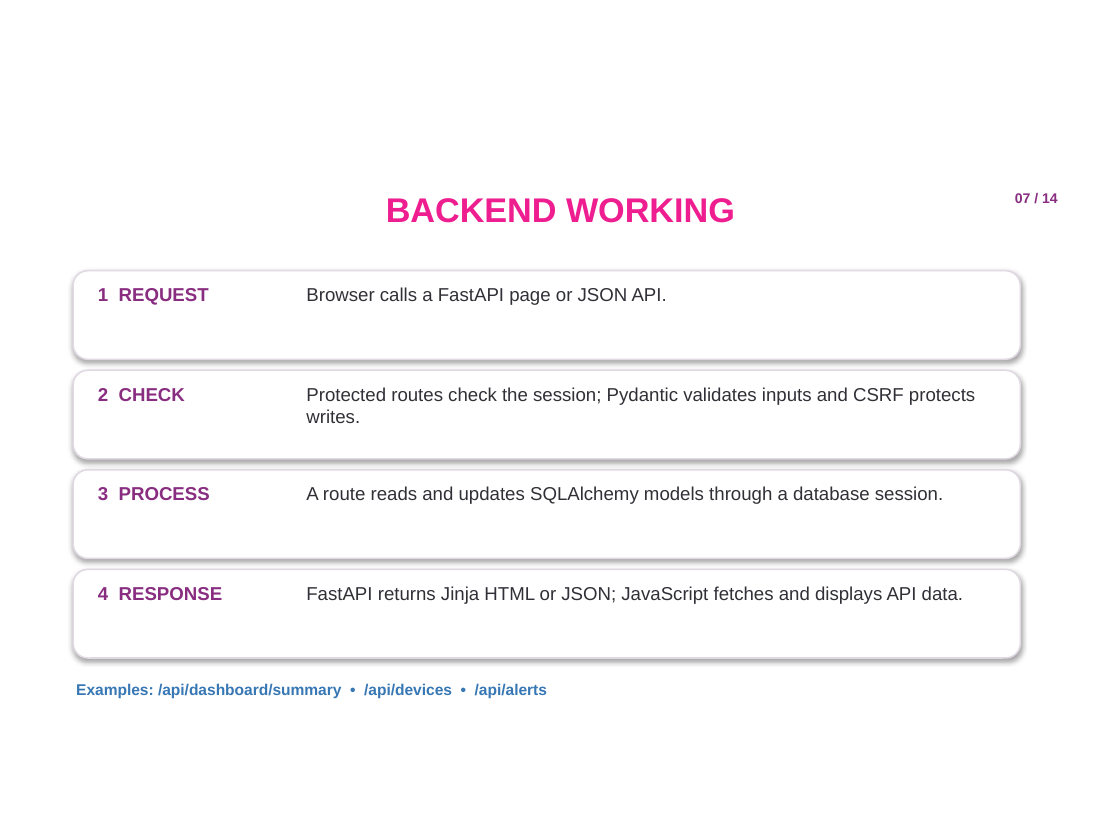
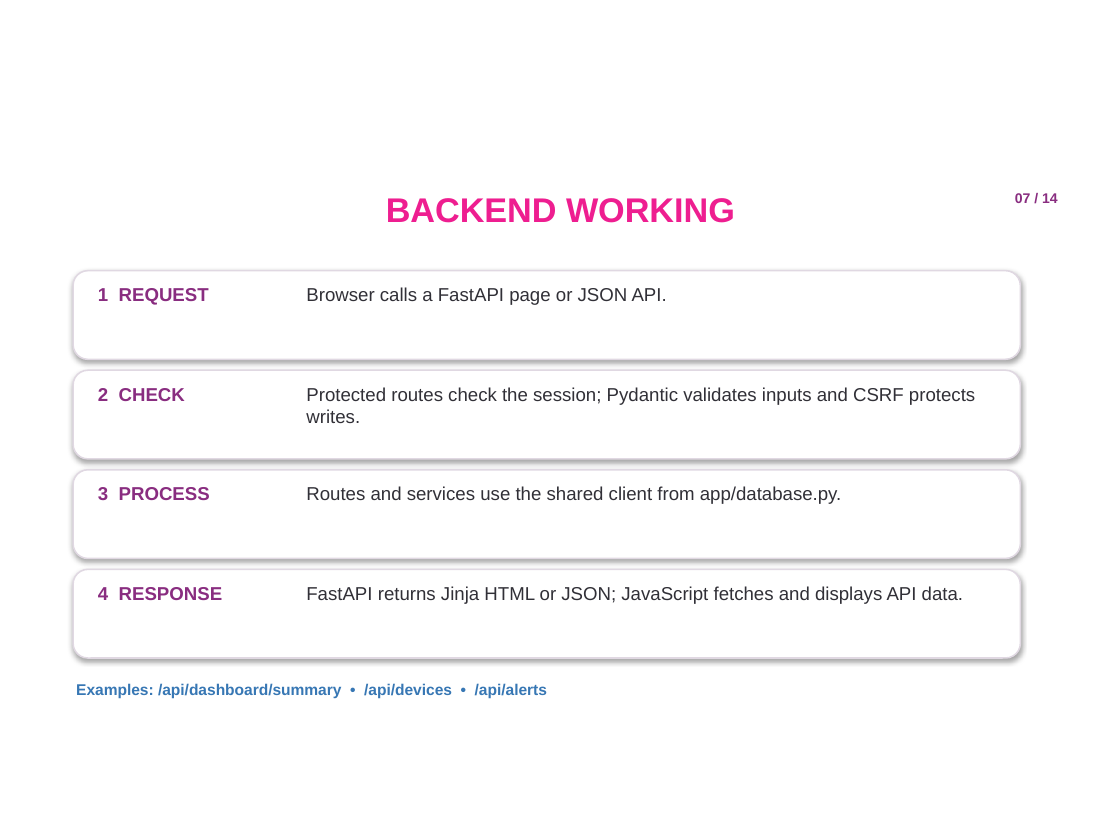
Before and after one commit to Harshit-pundir/NetPulse, a slide deck: slide 7 of NetPulse_Project_Presentation.pptx. Drawn at 1120x840 pixels with LibreOffice and Linux fonts; fonts in the diff are those of the drawing; background and template pictures are left out. Boxes give left, top, right and bottom in pixels: in the first picture for what was removed or moved away, otherwise in the second. Text is boxed around its words. In the diff, an @@ line names an element or a change of style, - is before the commit and + after.

Commit message:
Switch NetPulse database access to Supabase Python Client

```diff
--- a/NetPulse_Project_Presentation.pptx
+++ b/NetPulse_Project_Presentation.pptx
@@ text at (306,486,841,504): text changed @@
-A route reads and updates SQLAlchemy models through a database session.
+Routes and services use the shared client from app/database.py.
```
Also in this commit, not shown: 4 other slides changed, 16 other files.
